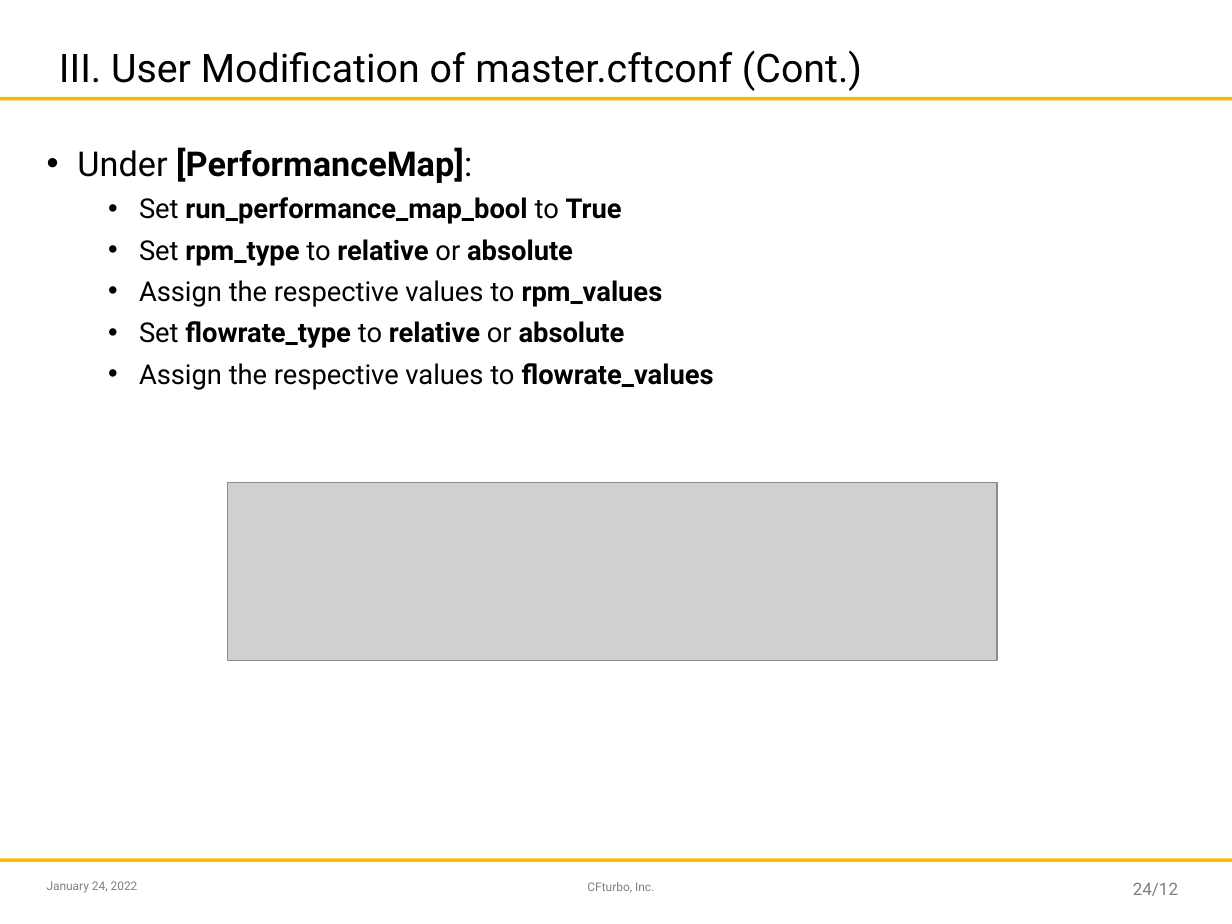
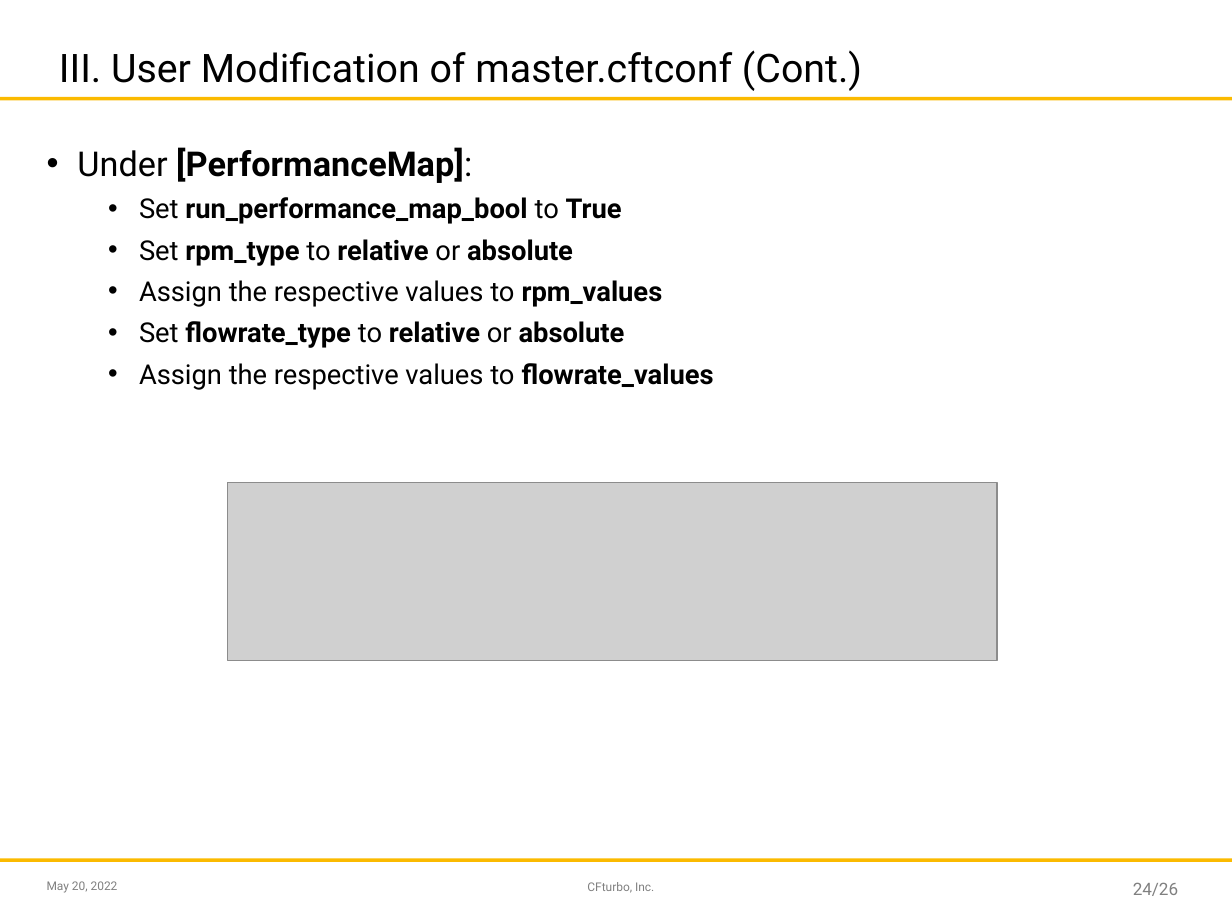
Before and after one commit to sandschristopher/Design-Variation_Performance-Map-Creation, a slide deck: slide 24 of SMP_Master.pptx. Drawn at 1232x924 pixels with LibreOffice and Linux fonts; fonts in the diff are those of the drawing; grey boxes stand for pictures; background and template pictures are left out. Boxes give left, top, right and bottom in pixels: in the first picture for what was removed or moved away, otherwise in the second. Text is boxed around its words. In the diff, an @@ line names an element or a change of style, - is before the commit and + after.

```diff
--- a/SMP_Master.pptx
+++ b/SMP_Master.pptx
@@ text at <box>47,881,118,893</box>: text changed @@
-January 24, 2022
+May 20, 2022
@@ page number at <box>1133,883,1178,896</box>: text changed @@
-24/12
+24/26
```
Also in this commit, not shown: 24 other slides changed.
